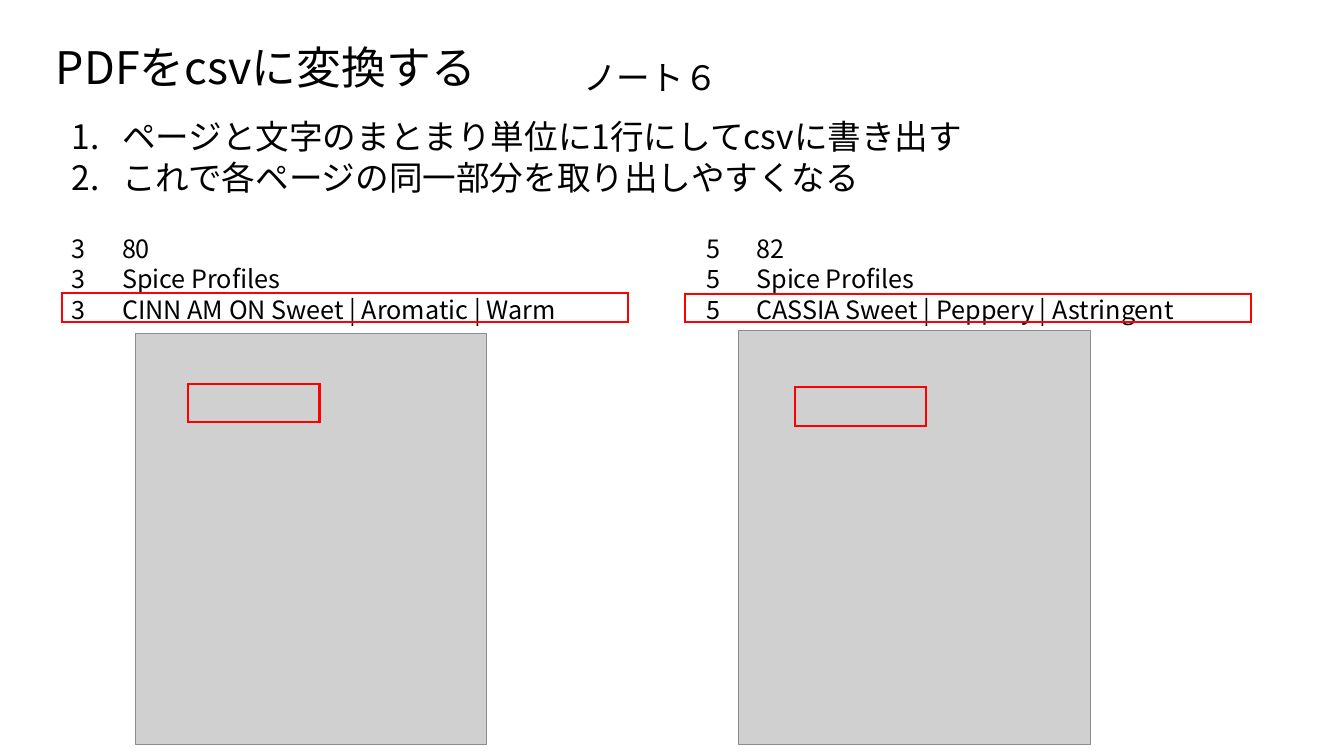
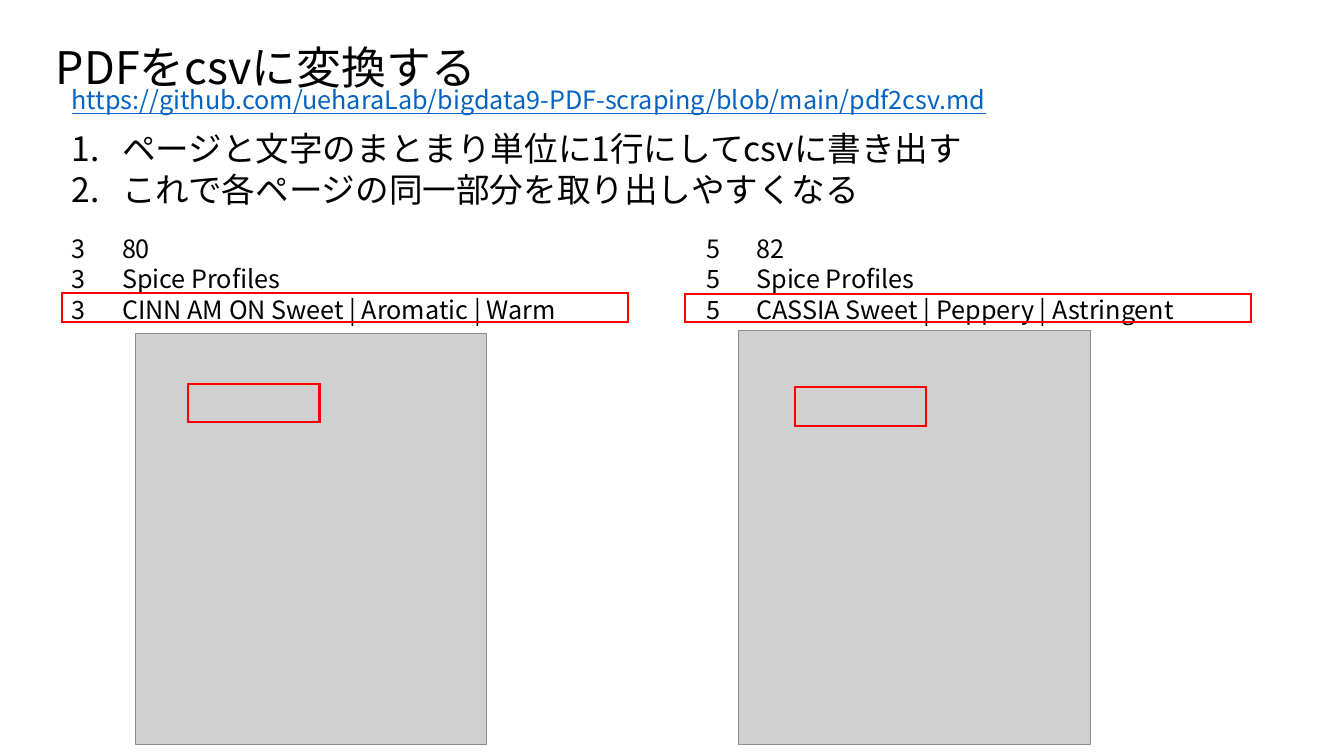
Before and after one commit to ueharaLab/bigdata9-PDF-scraping, a slide deck: slide 16 of bigdata9 PDF_scraping.pptx. Drawn at 1344x756 pixels with LibreOffice and Linux fonts; fonts in the diff are those of the drawing; grey boxes stand for pictures. Boxes give left, top, right and bottom in pixels: in the first picture for what was removed or moved away, otherwise in the second. Text is boxed around its words. In the diff, an @@ line names an element or a change of style, - is before the commit and + after.

```diff
--- a/bigdata9 PDF_scraping.pptx
+++ b/bigdata9 PDF_scraping.pptx
@@ text added at <box>72,83,986,115</box>, 18 pt, text #0563C1, underline @@
+https://github.com/ueharaLab/bigdata9-PDF-scraping/blob/main/pdf2csv.md
@@ text removed at <box>583,64,717,91</box> @@
-ノート６
@@ text "ページと文字のまとまり単位に1行にしてcsvに書き出す": place and size @@
-text "ページと文字のまとまり単位に1行にしてcsvに書き出す" at <box>122,120,962,193</box>
+text "ページと文字のまとまり単位に1行にしてcsvに書き出す" at <box>122,132,962,205</box>
```
Also in this commit, not shown: 7 other slides changed, 1 other file.
